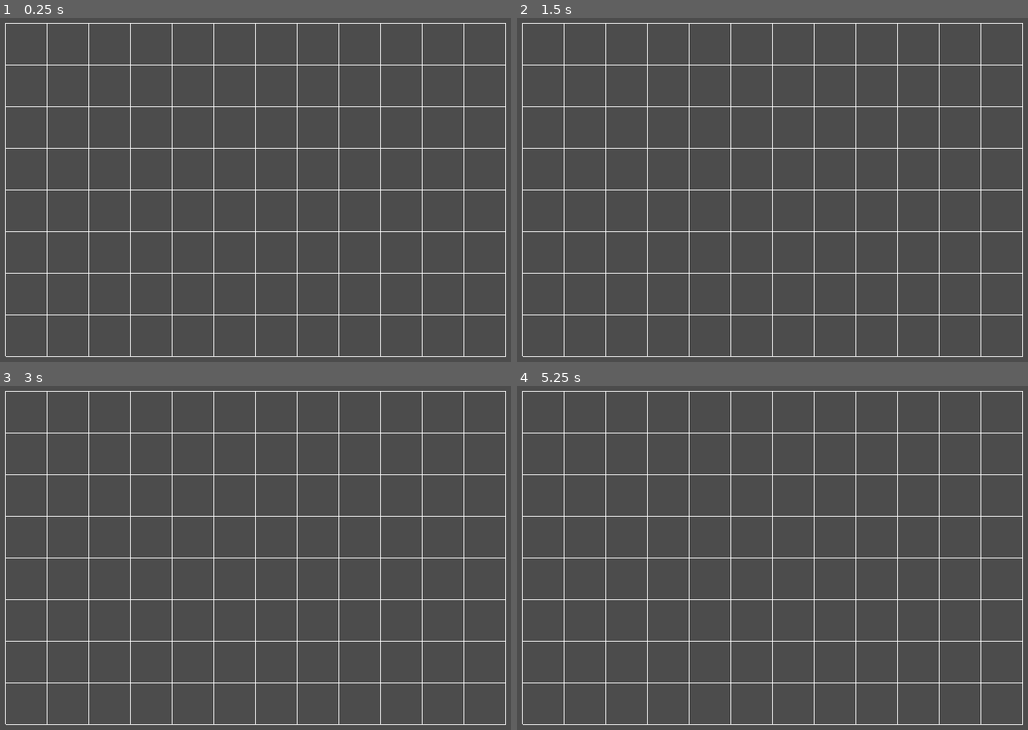
Above: before the commit, frames 1-4 (two rows, left to right).
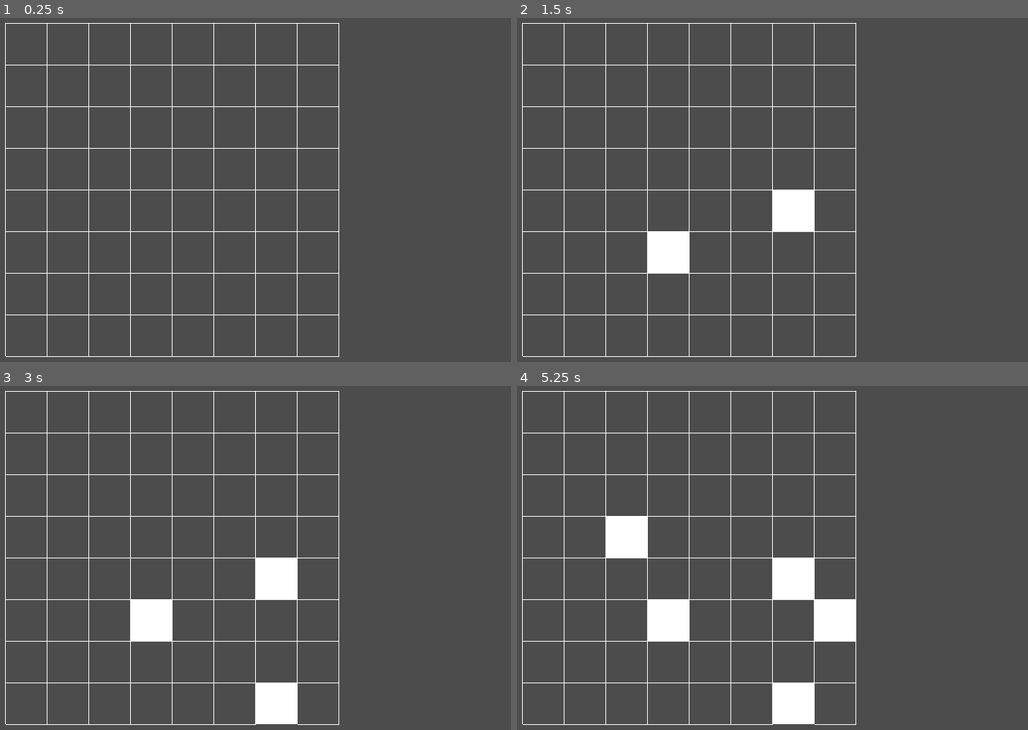
Above: after the commit, the same moments.

Repository: xphere/oh-sh-t-ludum-dare-42
Game: Godot game, scene res://scenes/grid/Grid.tscn
The game is run twice, just before and just after one commit, with the same random seed, the same clock (stepped at 60 frames per second) and the same inputs. The project has no main scene, so this scene is started directly.
Inputs (mouse positions are in pixels of both pictures, inside the frame that each line leads up to):
- Up to frame 1 (0.25 s): no input
- Up to frame 2 (1.5 s): tap Enter at 0.5 s; move the mouse to (772, 190) at 0.52 s; click (772, 190) at 0.67 s; tap Space at 1.25 s; move the mouse to (680, 255) at 1.27 s; click (680, 255) at 1.42 s
- Up to frame 3 (3 s): tap Enter at 2 s; move the mouse to (362, 489) at 2.02 s; click (362, 489) at 2.17 s; tap Space at 2.75 s; move the mouse to (265, 699) at 2.77 s; click (265, 699) at 2.92 s
- Up to frame 4 (5.25 s): tap Enter at 3.5 s; move the mouse to (1012, 674) at 3.52 s; click (1012, 674) at 3.67 s; tap Space at 4.25 s; move the mouse to (614, 523) at 4.27 s; click (614, 523) at 4.42 s; move the mouse to (849, 599) at 5.02 s; click (849, 599) at 5.17 s

The runs differ from the first frame. In frame 1, 1.3% of the frame differs, in the area x 66-100%, y 1-99%; in frame 2, 3.3%; in frame 3, 4.3%; in frame 4, 6.3%, in the area x 17-100%, y 1-99%.

Commit message:
toggle current cell

Diff:
--- a/scenes/grid/Cell.gd
+++ b/scenes/grid/Cell.gd
@@ -3,9 +3,13 @@
 var width = 16
 var height = 16
 var color = Color(1, 1, 1, 1)
-
+var filled = false
 
 func _draw():
+	if filled:
+		draw_rect(Rect2(0, 0, width, height), color)
+		return
+
 	draw_polyline(
 		PoolVector2Array([
 			Vector2(0, 0),
@@ -16,3 +20,8 @@
 		]),
 		color
 	)
+
+
+func toggle():
+	filled = not filled
+	update()
--- a/scenes/grid/Grid.gd
+++ b/scenes/grid/Grid.gd
@@ -2,14 +2,23 @@
 
 const CELL_WIDTH = 64
 const CELL_HEIGHT = 64
-const WIDTH = 12
+const WIDTH = 8
 const HEIGHT = 8
 
 var cells = {}
+var tracking = false
 
 
 func _ready():
 	generate_cells()
+
+
+func _input(event):
+	if event is InputEventMouseButton and tracking and event.button_index == BUTTON_LEFT and event.is_pressed():
+		var index = to_cell_index(
+			get_viewport().get_mouse_position()
+		)
+		cells[index].toggle()
 
 
 func generate_cells():
@@ -37,8 +46,16 @@
 
 
 func on_mouse_enter():
-	print("Hover!")
+	tracking = true
 
 
 func on_mouse_leave():
-	print("Leaving!")
+	tracking = false
+
+
+func to_cell_index(position):
+	var local_pick = position - global_position
+	return Vector2(
+		floor(local_pick.x / CELL_WIDTH),
+		floor(local_pick.y / CELL_HEIGHT)
+	)
